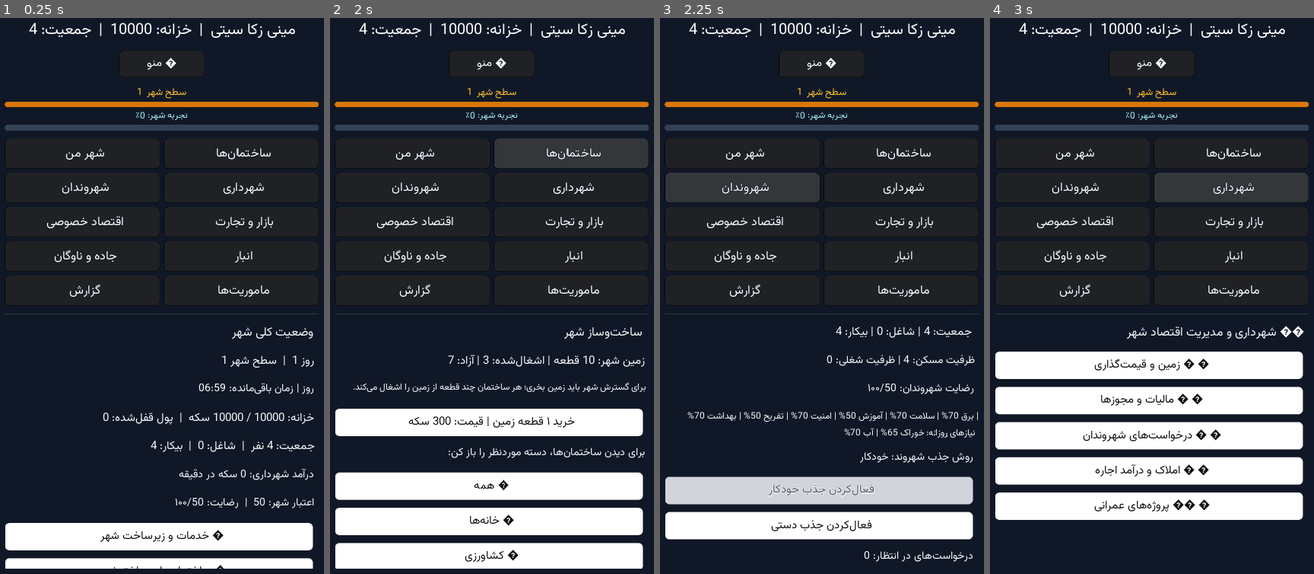
Above: before the commit, frames 1-4 (left to right).
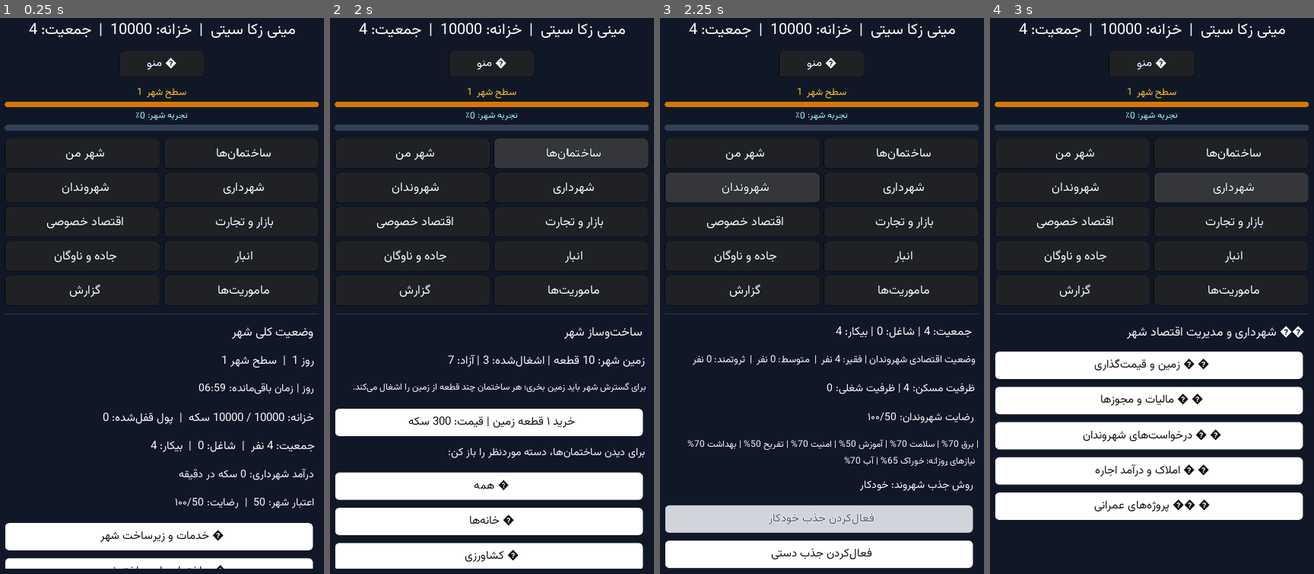
Above: after the commit, the same moments.

Repository: zekainstabot/mini-zeka-city
Game: Godot game, scene res://Main.tscn
Same seed, same stepped clock (60 frames per second), same inputs: the game is played once before the commit and once after it.
Inputs:
- Up to frame 1 (0.25 s): no input
- Up to frame 2 (2 s): click "ﻦﻣ ﺮﻬﺷ" at 0.5 s; click "ﺎﻫ‌ﻥﺎﻤﺘﺧﺎﺳ" at 1.25 s
- Up to frame 3 (2.25 s): click "ﻥﺍﺪﻧﻭﺮﻬﺷ" at 2 s
- Up to frame 4 (3 s): click "ﯼﺭﺍﺩﺮﻬﺷ" at 2.75 s

Frames 1-2 are identical in both runs. In frame 3, 18% of the frame differs, in the area x 1-99%, y 60-100%; in frame 4, nothing differs.

Commit message:
Add citizen wealth distribution statistics

Diff:
--- a/scripts/Main.gd
+++ b/scripts/Main.gd
@@ -753,6 +753,18 @@
 				_add_label("هنوز ساختمانی در محله‌ای ساخته نشده است.", 15)
 		"citizens":
 			_add_label(" جمعیت: %d | شاغل: %d | بیکار: %d" % [s.population,game.get_employed_count(),game.get_unemployed_count()], 20)
+			var poor_citizens = 0
+			var middle_citizens = 0
+			var wealthy_citizens = 0
+			for wealth_citizen in s.citizens:
+				var citizen_wallet = int(wealth_citizen.get("wallet",0))
+				if citizen_wallet < 500:
+					poor_citizens += 1
+				elif citizen_wallet < 1200:
+					middle_citizens += 1
+				else:
+					wealthy_citizens += 1
+			_add_label("وضعیت اقتصادی شهروندان | فقیر: %d نفر  |  متوسط: %d نفر  |  ثروتمند: %d نفر" % [poor_citizens,middle_citizens,wealthy_citizens], 17)
 			_add_label("ظرفیت مسکن: %d | ظرفیت شغلی: %d" % [game.get_housing_capacity(),game.get_job_capacity()])
 			_add_label("رضایت شهروندان: %d/۱۰۰" % int(s.get("satisfaction",50)))
 			_add_label("نیازهای روزانه: " + _needs_summary(), 15)
